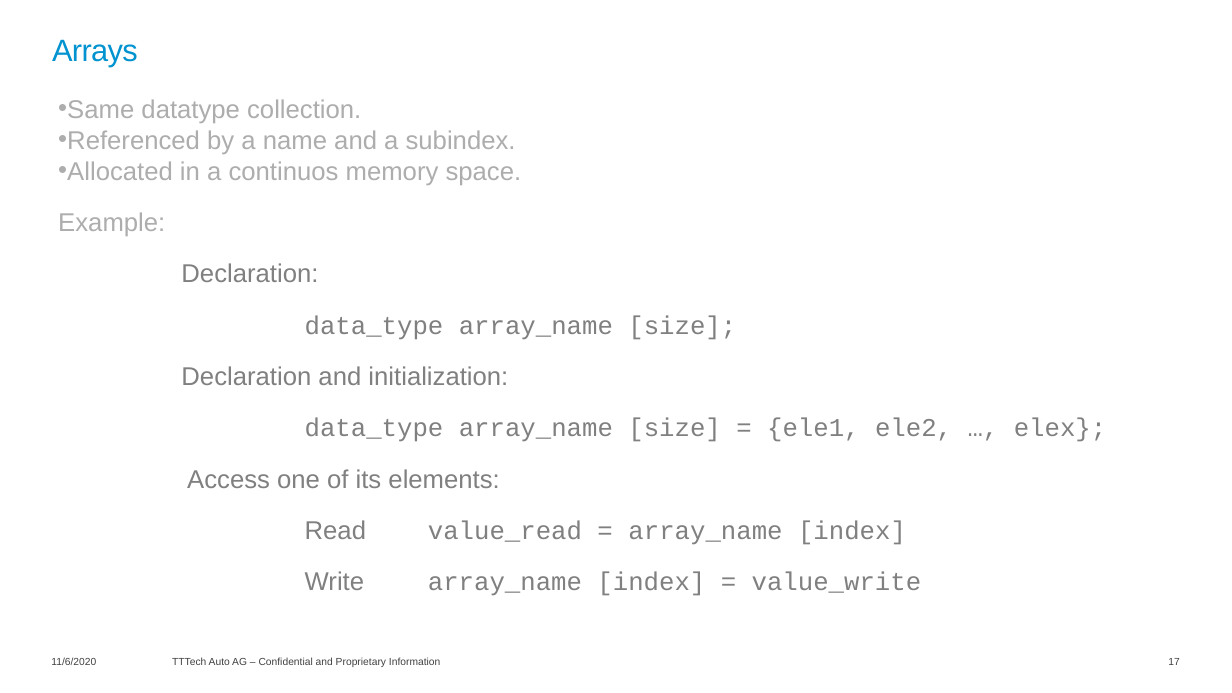
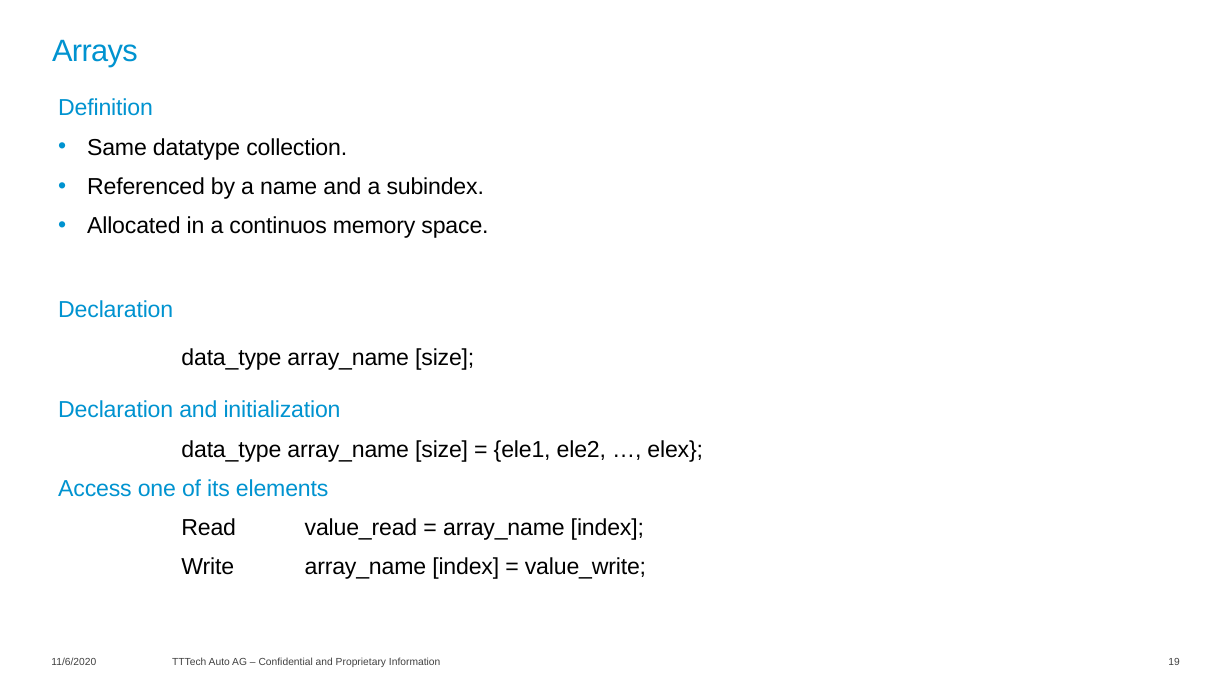
Before and after one commit to lucianotttech/C_Training, a slide deck: slide 19 of 01-Theory material/C_Training.pptx (slide 17 before the commit). Drawn at 1232x693 pixels with LibreOffice and Linux fonts; fonts in the diff are those of the drawing; background and template pictures are left out. Boxes give left, top, right and bottom in pixels: in the first picture for what was removed or moved away, otherwise in the second. Text is boxed around its words. In the diff, an @@ line names an element or a change of style, - is before the commit and + after.

Commit message:
Format the slides, improve example 17, and add new code files contained in the slides

```diff
--- a/01-Theory material/C_Training.pptx
+++ b/01-Theory material/C_Training.pptx
@@ text at [58,98,153,116]: paragraph added @@
+Definition
@@ text at [87,138,703,462]: size 20 to 18 pt, letter spacing 0 to -0.1 pt in "Same datatype collection.", "Referenced by a name and a subindex.", "Allocated in a continuos memory space.", "data_type array_name [size];" and 1 more places; text colour #ADADAD to #000000 in "Same datatype collection.", "Referenced by a name and a subindex.", "Allocated in a continuos memory space."; font Courier New to Arial, text colour #808080 to #000000 in "data_type array_name [size];", "data_type array_name [size] = {ele1, ele2, …, ..."; indent changed; more space between paragraphs; less space between paragraphs @@
@@ text at [58,300,173,318]: text changed; size 20 to 18 pt; text colour #808080 to #0093D0 @@
-Example:
-Declaration:
+Declaration
@@ text at [58,400,341,418]: text changed; size 20 to 18 pt; text colour #808080 to #0093D0 @@
-Declaration and initialization:
+Declaration and initialization
@@ text at [58,479,646,579]: text changed; size 20 to 18 pt; font Courier New to Arial; text colour #808080 to #000000 @@
-Access one of its elements:
-Read value_read = array_name [index]
-Write array_name [index] = value_write
+Access one of its elements
+Read value_read = array_name [index];
+Write array_name [index] = value_write;
@@ page number at [1168,658,1179,665]: text changed @@
-17
+19
```
Also in this commit, not shown: 40 other slides changed, 5 slides added, 6 other files.
